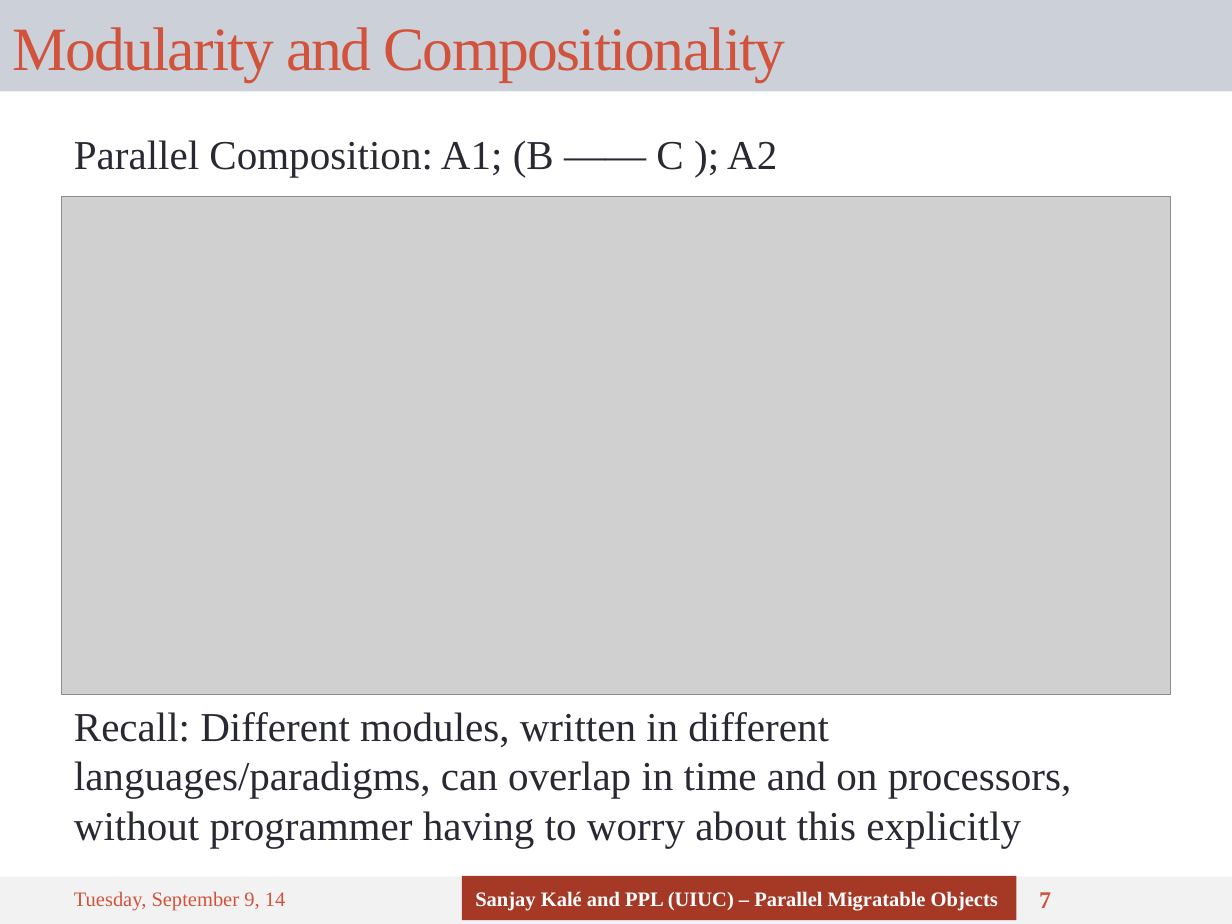
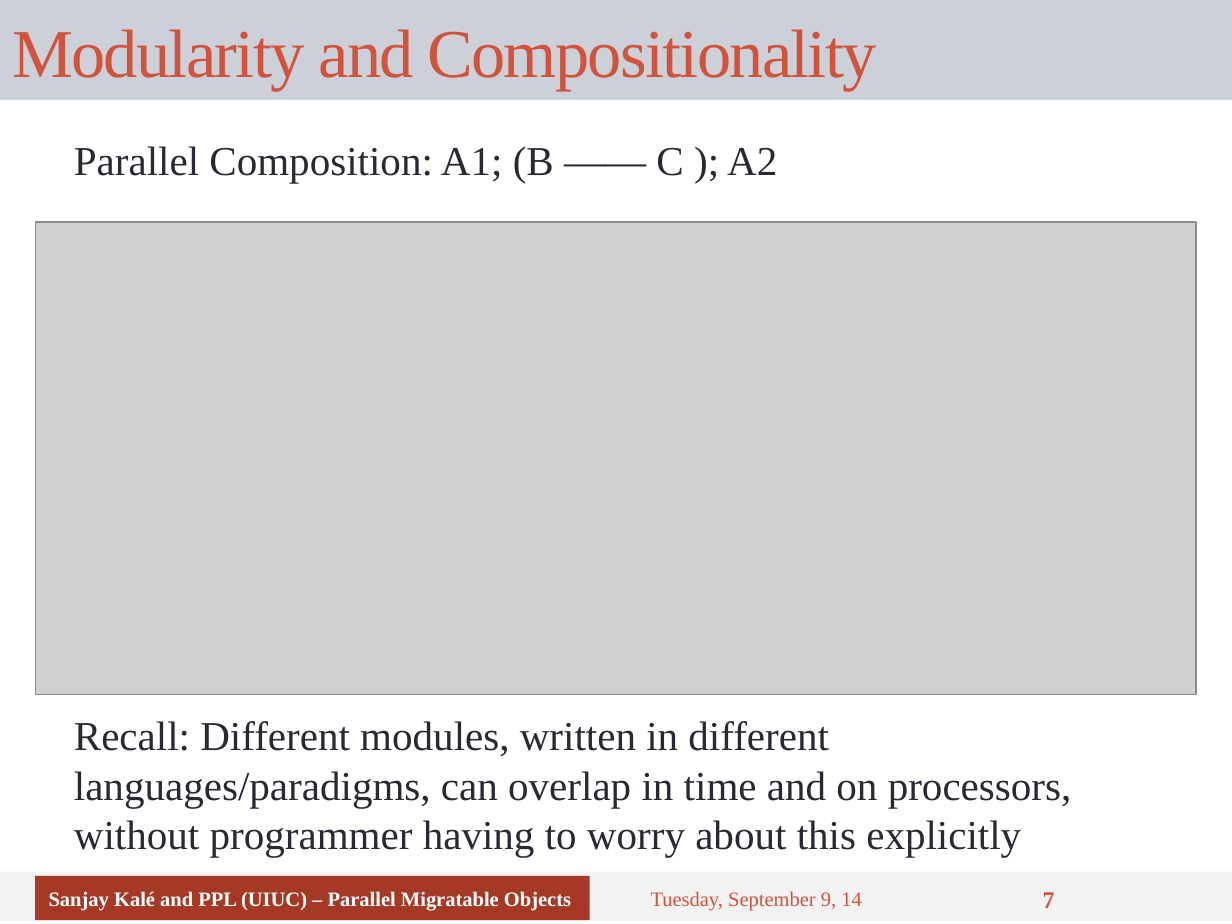
Before and after one commit to UIUC-PPL/charm_tutorial, a slide deck: slide 7 of tutorial-03-benefits.pptx. Drawn at 1232x924 pixels with LibreOffice and Linux fonts; fonts in the diff are those of the drawing; grey boxes stand for pictures. Boxes give left, top, right and bottom in pixels: in the first picture for what was removed or moved away, otherwise in the second. Text is boxed around its words. In the diff, an @@ line names an element or a change of style, - is before the commit and + after.

```diff
--- a/tutorial-03-benefits.pptx
+++ b/tutorial-03-benefits.pptx
@@ title "Modularity and Compositionality": place and size @@
-title "Modularity and Compositionality" at <box>0,0,1232,91</box>
+title "Modularity and Compositionality" at <box>0,0,1232,100</box>
@@ title "Modularity and Compositionality" at <box>0,0,1232,100</box>: size 36 to 40 pt @@
@@ text "Parallel Composition: A1; (B —— ..." at <box>74,146,777,183</box>: vertical alignment top to middle @@
@@ picture: place and size @@
-picture at <box>62,196,1170,694</box>
+picture at <box>36,222,1196,694</box>
@@ text "Recall: Different modules, written in ..." at <box>74,721,1072,857</box>: vertical alignment top to middle @@
@@ rectangle: place and size @@
-rectangle at <box>0,877,1232,924</box>
+rectangle at <box>0,872,1232,922</box>
@@ rectangle "Sanjay Kalé and PPL (UIUC) ...": place and size @@
-rectangle "Sanjay Kalé and PPL (UIUC) ..." at <box>462,876,1016,920</box>
+rectangle "Sanjay Kalé and PPL (UIUC) ..." at <box>36,876,590,920</box>
@@ text "Tuesday, September 9, 14": place and size @@
-text "Tuesday, September 9, 14" at <box>74,891,286,911</box>
+text "Tuesday, September 9, 14" at <box>651,891,862,911</box>
@@ page number: place and size @@
-page number at <box>1039,892,1051,908</box>
+page number at <box>1043,892,1055,908</box>
```
Also in this commit, not shown: 16 other slides changed.
